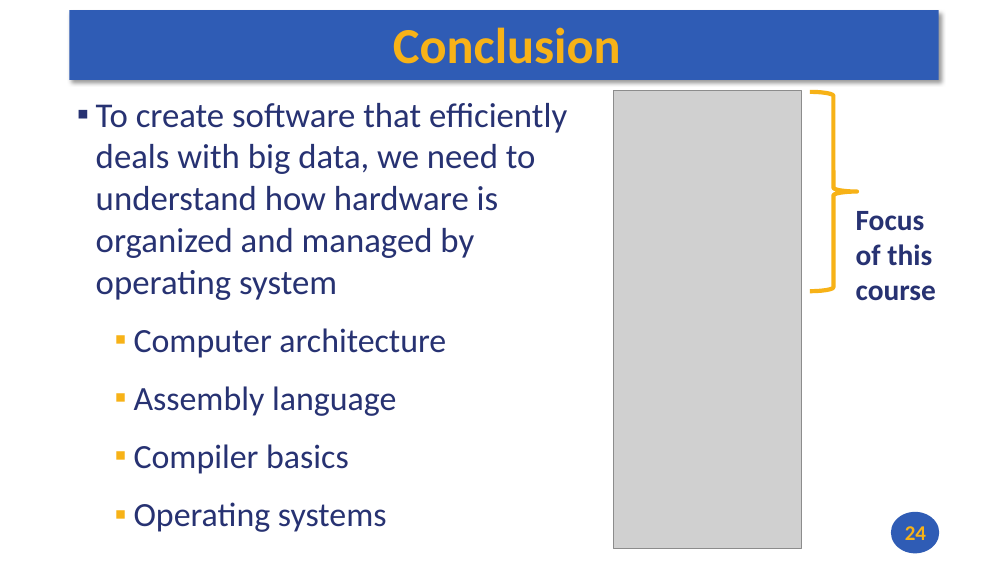
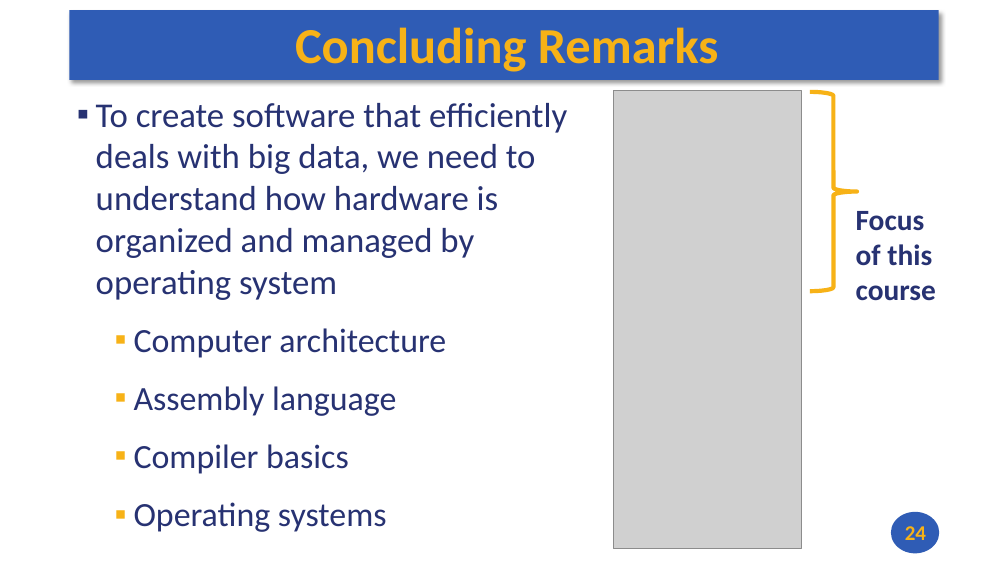
Before and after one commit to andrewt0301/hse-acos-course, a slide deck: slide 24 of docs/part1ca/01_Introduction/CA_Lecture_01.pptx. Drawn at 1008x567 pixels with LibreOffice and Linux fonts; fonts in the diff are those of the drawing; grey boxes stand for pictures. Boxes give left, top, right and bottom in pixels: in the first picture for what was removed or moved away, otherwise in the second. Text is boxed around its words. In the diff, an @@ line names an element or a change of style, - is before the commit and + after.

```diff
--- a/docs/part1ca/01_Introduction/CA_Lecture_01.pptx
+++ b/docs/part1ca/01_Introduction/CA_Lecture_01.pptx
@@ title at (x1=295, y1=27, x2=718, y2=72): text changed @@
-Conclusion
+Concluding Remarks
```
Also in this commit, not shown: 1 other file.
